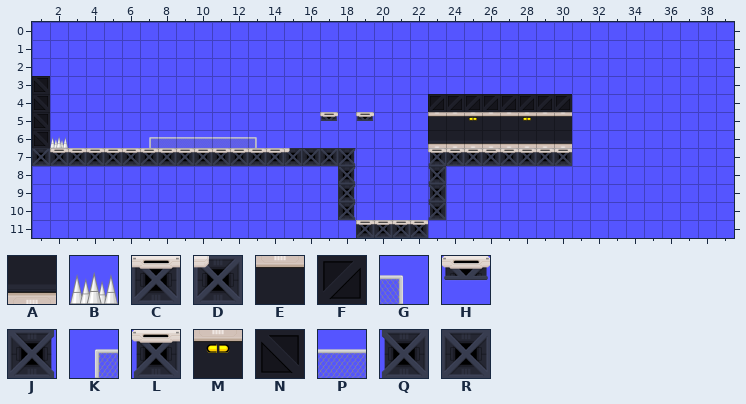
A Tiled map gets an edit: android/assets/maps/map2.tmx. The picture above was drawn from the file before the commit.
Cells are 256x256 px. Shown: x 1..39, y 0..11.
Key: from "SciFi": A 1, B 2, C 4, D 5, E 8, F 9, G 10, H 12, J 13, K 18, L 19, M 25, N 26, P 27, Q 30, R 31.
_ is an empty cell.
Layer "GroundTiles" before, first column x 1:
 0 _______________________________________
 1 _______________________________________
 2 _______________________________________
 3 N______________________________________
 4 N_____________________FFFFFFFF_________
 5 N_______________H_H___EEMEEMEE_________
 6 NB____KPPPPPG_________AAAAAAAA_________
 7 RCCCCCCCCCCCCCDRRJ____LCCCCCCC_________
 8 _________________J____Q________________
 9 _________________J____Q________________
10 _________________J____Q________________
11 __________________CCCC_________________
And afterwards:
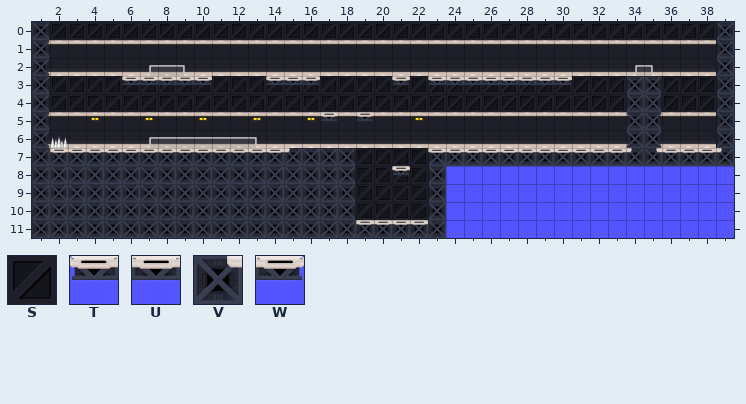
Further tiles: from "SciFi": S 0, T 3, U 20, V 22, W 29.
Diff:
Layer "background":
Tile A is added in row 2 at x 1 to 38; in row 6 at x 1 to 22 and 31 to 38.
Tile E is added in row 1 at x 1 to 38; in row 5 at x 1 to 3, 5 to 6, 8 to 9, 11 to 12, 14 to 15, 17 to 18, 20 to 21, 25, 28 and 31 to 38.
Tile F is added in row 0 at x 23 to 39; in rows 1 to 2 at x 39; in rows 3 to 4 at x 1 to 22 and 39; in rows 5 to 6 at x 39; in rows 7 to 10 at x 18 to 23.
Tile M is added in row 5 at x 4, 7, 10, 13, 16, 19 and 22.
Tile R is added in rows 8 to 10 at x 1 to 17; in row 11 at x 1 to 18 and 23.
Tile S is added in row 0 at x 1 to 22; in row 3 at x 23 to 38; in row 4 at x 31 to 38.
Layer "GroundTiles":
Tile C is added in row 7 at x 31 to 33 and 36 to 38.
Tile D is added in row 7 at x 34 and 39.
Tile G is added in row 2 at x 9 and 35.
Tile H is added in row 3 at x 21; in row 8 at x 21.
Tile J replaces tile N in rows 3 to 6 at x 1.
Tile J is added in rows 0 to 2 at x 1; in rows 3 to 6 at x 35.
Tile K is added in row 2 at x 7 and 34.
Tile P is added in row 2 at x 8.
Tile Q is added in rows 0 to 2 at x 39; in rows 3 to 6 at x 34 and 39.
Tile T is added in row 3 at x 6, 14 and 23.
Tile U is added in row 3 at x 7 to 9, 15 and 24 to 29.
Tile V is added in row 7 at x 35.
Tile W is added in row 3 at x 10, 16 and 30.
The author cleared tile M in row 5 at x 25 and 28.
